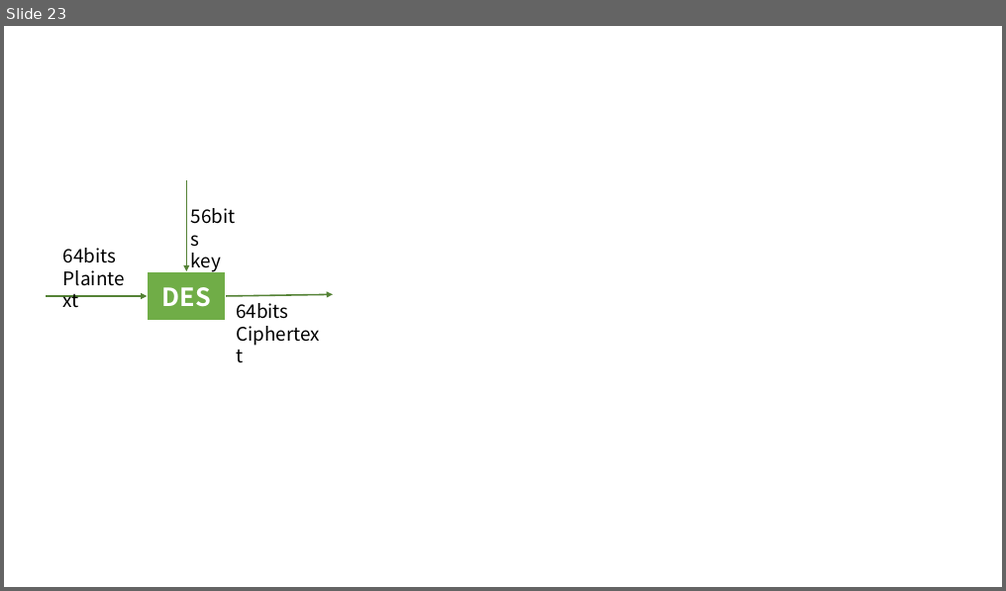
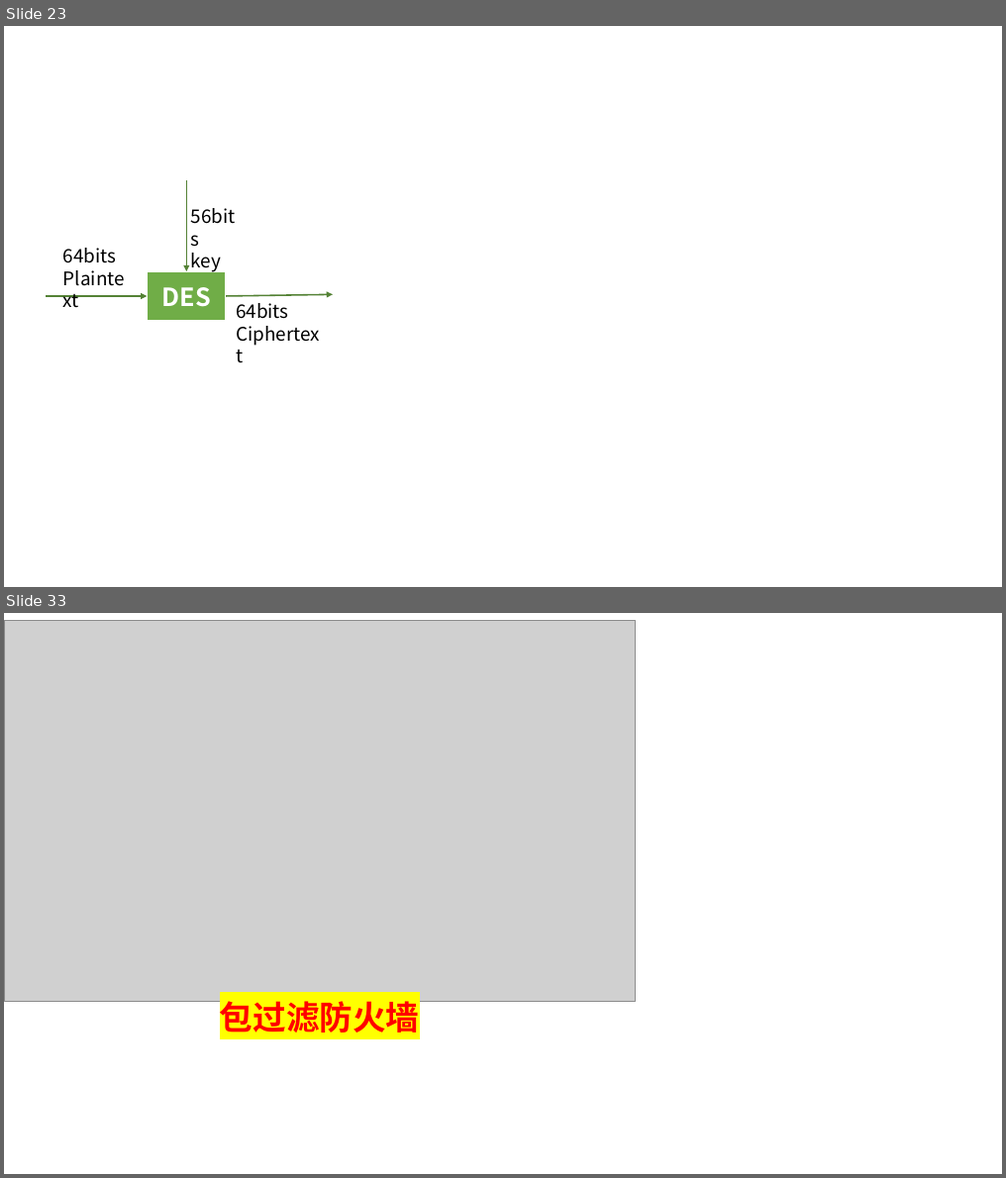
Before and after one commit to guofei9987/a, a slide deck: computer/cipher/cipher.pptx. Shown one above the other, each under a label of ours: slide 23 before the commit, slides 23 and 33 after it; the slides between them are not shown. The pictures are 1006x591 and 1006x1178 pixels, drawn with LibreOffice and Linux fonts; fonts in the diff are those of the drawing; grey boxes stand for pictures. Boxes give left, top, right and bottom in pixels: in the first picture for what was removed or moved away, otherwise in the second. Text is boxed around its words. In the diff, an @@ line names an element or a change of style, - is before the commit and + after.

```diff
--- a/computer/cipher/cipher.pptx
+++ b/computer/cipher/cipher.pptx
@@ slide 33 added at <box>4,613,1002,1174</box>, background #FFFFFF @@
@@ picture added at <box>4,620,635,1001</box> @@
@@ text added at <box>220,1001,420,1033</box>, 32 pt, text #FF0000, bold @@
+包过滤防火墙
```
Also in this commit, not shown: 11 other slides added.
